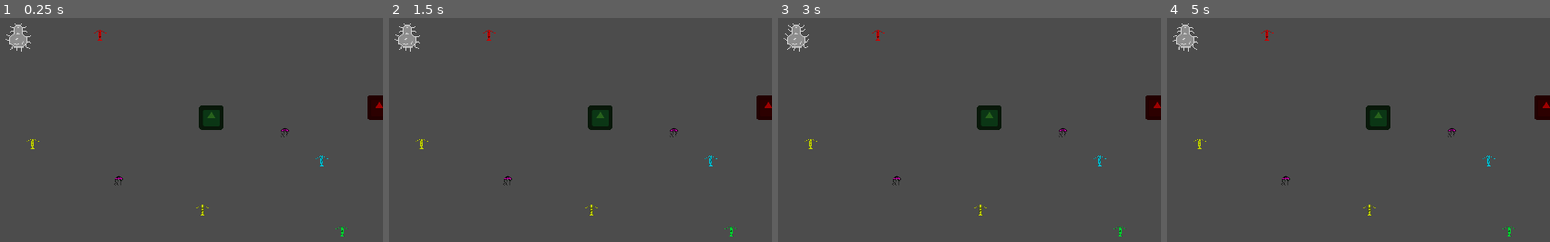
Above: before the commit, frames 1-4 (left to right).
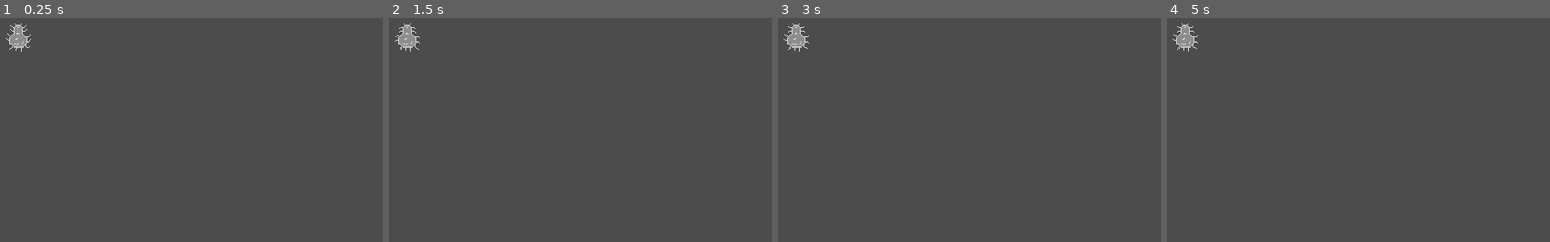
Above: after the commit, the same moments.

Repository: Werkaninchen/milchbroetchen
Game: Godot game, scene res://Level/TestLevel.tscn
The game is run twice, just before and just after one commit, with the same random seed, the same clock (stepped at 60 frames per second) and the same inputs. This scene is started directly instead of the project's main scene. The engine's default icon, where the game draws it, is replaced by a stand-in: a white triangle on a blue panel in a dark square.
Inputs (mouse positions are in pixels of both pictures, inside the frame that each line leads up to):
- Up to frame 1 (0.25 s): no input
- Up to frame 2 (1.5 s): tap Enter at 0.5 s; move the mouse to (outside the picture) at 0.52 s; tap Space at 1.25 s; move the mouse to (outside the picture) at 1.27 s
- Up to frame 3 (3 s): tap Enter at 2 s; move the mouse to (outside the picture) at 2.02 s; tap Space at 2.75 s; move the mouse to (outside the picture) at 2.77 s
- Up to frame 4 (5 s): tap Enter at 3.5 s; move the mouse to (1404, 98) at 3.52 s; tap Space at 4.25 s; move the mouse to (outside the picture) at 4.27 s

The runs differ from the first frame. In frame 1, 1.5% of the frame differs, in the area x 1-100%, y 2-98%; in frame 2, 1.5%; in frame 3, 1.5%; in frame 4, 1.5%.

Commit message:
Attack added

Diff:
--- a/godot/Enemy/Container/EnemyContainer.gd
+++ b/godot/Enemy/Container/EnemyContainer.gd
@@ -2,7 +2,7 @@
 var enemy_types : Array = [preload("res://Enemy/Bacteria/Enemy.tscn")]
 
 func _ready():
-	setup(50, Game.world_rect)
+	setup(0, Game.world_rect)
 
 func setup(amount: int , spawn_area: Rect2):
 	var start : Vector2  = spawn_area.position
--- a/godot/Game.gd
+++ b/godot/Game.gd
@@ -18,7 +18,7 @@
 
 var player_colors = [ColorN("red"), ColorN("yellow"), ColorN("green"), ColorN("blue")]
 
-var world_rect = Rect2(0, 0, 1920, 1080)
+var world_rect = Rect2(0, 0, 100, 100)
 
 func _ready():
 	set_process(false)
--- a/godot/GameView/Screen.gd
+++ b/godot/GameView/Screen.gd
@@ -15,7 +15,7 @@
 func _ready():
 	game_info = $VBC/GameInfoPanel/GameInfoText
 
-	Game.start($World, 10)
+	Game.start($World, 10 * 60)
 
 	Game.connect("timer_updated", self, "_on_game_timer_updated")
 
--- /dev/null
+++ b/godot/character/Attacks/Attack.gd
@@ -0,0 +1,45 @@
+extends Node2D
+
+var body
+var area
+var timer
+
+var cooldown = 2
+
+var max_shots = 5
+
+var projectile = preload("res://character/Attacks/DamageProjectile.tscn")
+
+# Called when the node enters the scene tree for the first time.
+func _ready():
+	body = get_parent()
+	body.register_attack(self)
+
+	max_shots += body.add_attacks
+
+	area = $AttackArea
+
+	timer = $Timer
+
+
+func attack():
+	if timer.is_stopped() and area.get_overlapping_bodies().size() > 1:
+		var shots = max_shots
+		while(shots > 0 and area.get_overlapping_bodies().size() > 1):
+			for target in area.get_overlapping_bodies():
+				if target == body:
+					continue
+				var new_projectile = projectile.instance()
+
+				var spawn_point = body.global_position
+				spawn_point.x = rand_range(body.global_position.x - 30, body.global_position.x + 30)
+				spawn_point.y = rand_range(body.global_position.y - 30, body.global_position.y + 30)
+				new_projectile.setup(target, body.attack_power, body.modulate, body, spawn_point)
+				Game.world.add_child(new_projectile)
+				shots -= 1
+		timer.start(cooldown)
+
+
+# Called every frame. 'delta' is the elapsed time since the previous frame.
+#func _process(delta):
+#	pass
--- /dev/null
+++ b/godot/character/Attacks/DamageProjectile.gd
@@ -0,0 +1,52 @@
+extends Area2D
+
+var base_damage = 10
+var speed = 400
+var target
+var timer
+var lifetime = 2
+var originbody
+var spawn_point
+
+var color
+
+var move_vector
+
+func _ready():
+	timer = $Timer
+	timer.connect("timeout", self, "_on_timeout")
+	timer.start(lifetime)
+
+	connect("body_entered", self, "_on_body_entered")
+
+	global_position = spawn_point
+
+	$Sprite.rotate(get_angle_to(target.global_position))
+
+	$Sprite.modulate = color
+
+	move_vector = (target.global_position - global_position).normalized()
+
+
+
+func setup(target, attackpower, color, origin, spawn_point):
+	self.target = target
+	base_damage += attackpower
+	self.color = color
+	originbody = origin
+	self.spawn_point = spawn_point
+
+
+
+
+func _physics_process(delta):
+
+	global_position += move_vector * speed * delta
+
+func _on_timeout():
+	queue_free()
+
+func _on_body_entered(body):
+	if body != originbody and body.has_method("hit"):
+		body.hit(base_damage)
+		queue_free()
--- /dev/null
+++ b/godot/character/Attacks/DamageProjectile.tscn
@@ -0,0 +1,19 @@
+[gd_scene load_steps=4 format=2]
+
+[ext_resource path="res://character/Attacks/DamageProjectile.gd" type="Script" id=1]
+[ext_resource path="res://consumables/types/SP/SpeedPlancton.png" type="Texture" id=2]
+
+[sub_resource type="CircleShape2D" id=1]
+
+[node name="DamageProjectile" type="Area2D"]
+script = ExtResource( 1 )
+
+[node name="CollisionShape2D" type="CollisionShape2D" parent="."]
+shape = SubResource( 1 )
+
+[node name="Sprite" type="Sprite" parent="."]
+rotation = 1.5708
+scale = Vector2( 0.5, 0.5 )
+texture = ExtResource( 2 )
+
+[node name="Timer" type="Timer" parent="."]
--- a/godot/character/Character.gd
+++ b/godot/character/Character.gd
@@ -54,6 +54,8 @@
 
 export (int, 1, 1000) var ORIG_ATTACKPOWER = 10
 
+export (int, 1, 100) var ORIG_ADDATTACKS = 0
+
 export (int, 1, 1000) var ORIG_DEFENSE = 10
 
 #needed EXP for first Level
@@ -76,6 +78,8 @@
 
 var attack_power = ORIG_ATTACKPOWER
 
+var add_attacks = ORIG_ADDATTACKS
+
 var defense = ORIG_DEFENSE
 
 var needed_exp = EXPFIRSTLEVEL
@@ -99,6 +103,8 @@
 var camera
 
 var controler
+
+var attack
 
 # Called when the node enters the scene tree for the first time.
 func _ready():
@@ -256,6 +262,13 @@
 func register_controler(controler):
 	self.controler = controler
 
+func register_attack(attack):
+	self.attack = attack
+
+func change_attack(new_attack):
+	self.attack.queue_free()
+	register_attack(new_attack)
+
 func joy_input(event):
 	controler.joy_input(event)
 
--- a/godot/character/Character.tscn
+++ b/godot/character/Character.tscn
@@ -1,10 +1,11 @@
-[gd_scene load_steps=8 format=2]
+[gd_scene load_steps=10 format=2]
 
 [ext_resource path="res://character/Character.gd" type="Script" id=1]
 [ext_resource path="res://character/playerAnimation/player00.png" type="Texture" id=2]
 [ext_resource path="res://character/playerAnimation/player02.png" type="Texture" id=3]
 [ext_resource path="res://character/playerAnimation/player01.png" type="Texture" id=4]
 [ext_resource path="res://character/Controller/GamepadController.gd" type="Script" id=5]
+[ext_resource path="res://character/Attacks/Attack.gd" type="Script" id=6]
 
 [sub_resource type="SpriteFrames" id=1]
 animations = [ {
@@ -22,7 +23,11 @@
 [sub_resource type="CircleShape2D" id=2]
 radius = 37.5496
 
+[sub_resource type="CircleShape2D" id=3]
+radius = 148.195
+
 [node name="Character" type="KinematicBody2D"]
+collision_layer = 3
 script = ExtResource( 1 )
 
 [node name="Sprite" type="AnimatedSprite" parent="."]
@@ -30,7 +35,7 @@
 scale = Vector2( 0.7, 0.7 )
 frames = SubResource( 1 )
 animation = "moving"
-frame = 2
+frame = 3
 playing = true
 
 [node name="CollisionShape2D" type="CollisionShape2D" parent="."]
@@ -41,3 +46,16 @@
 
 [node name="Camera2D" type="Camera2D" parent="."]
 current = true
+
+[node name="Attack" type="Node2D" parent="."]
+script = ExtResource( 6 )
+
+[node name="AttackArea" type="Area2D" parent="Attack"]
+collision_layer = 0
+collision_mask = 3
+
+[node name="CollisionShape2D" type="CollisionShape2D" parent="Attack/AttackArea"]
+shape = SubResource( 3 )
+
+[node name="Timer" type="Timer" parent="Attack"]
+one_shot = true
--- a/godot/character/Controller/GamepadController.gd
+++ b/godot/character/Controller/GamepadController.gd
@@ -33,6 +33,10 @@
 			else:
 				body.wanted_direction.y = 0
 
+	if event is InputEventJoypadButton:
+		if event.button_index == JOY_R2:
+			body.attack.attack()
+
 	#	# set looking direction
 	#	if event.axis == JOY_AXIS_2:
 	#		if abs(event.axis_value) > 0.1:
--- a/godot/consumables/Consumables.gd
+++ b/godot/consumables/Consumables.gd
@@ -8,7 +8,7 @@
 var mine = load("res://consumables/types/Mine/Mine.tscn")
 var stinky = load("res://consumables/types/Stinky/Stinky.tscn")
 var consumable_prefs = [xp, sp, at, hl, poison, mine, stinky]
-export var consumables_amount = 20
+export var consumables_amount = 0
 export var consumables_size = 1
 export var rect = Rect2(0, 0, 1920, 1080)
 
Not shown, added: godot/consumables/types/Mine/mine.png.import
